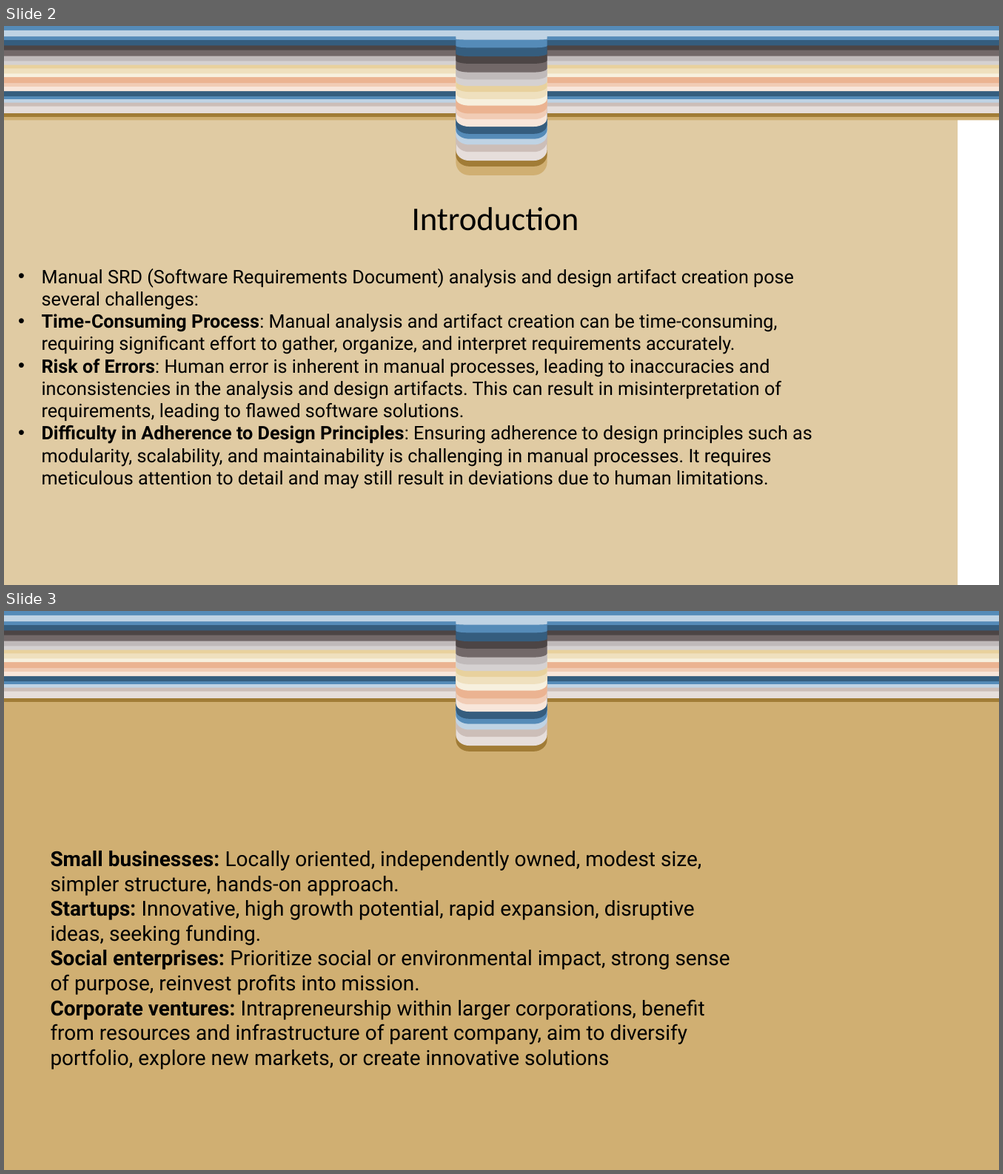
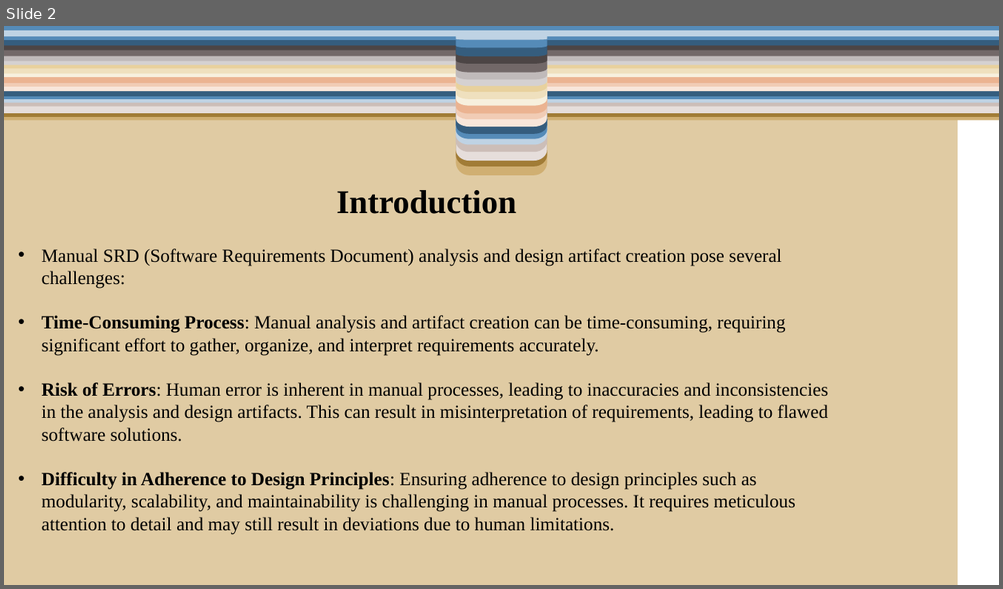
Before and after one commit to reshmailfatima/Stewart-Hackathon, a slide deck: Presentation_02 (1).pptx. Shown one above the other, each under a label of ours: slides 2 and 3 before the commit, slide 2 after it. The pictures are 1003x1174 and 1003x589 pixels, drawn with LibreOffice and Linux fonts; fonts in the diff are those of the drawing; background and template pictures are left out. Boxes give left, top, right and bottom in pixels: in the first picture for what was removed or moved away, otherwise in the second. Text is boxed around its words. In the diff, an @@ line names an element or a change of style, - is before the commit and + after.

```diff
--- a/Presentation_02 (1).pptx
+++ b/Presentation_02 (1).pptx
@@ slide 3 removed at box(4, 611, 999, 1170), background #FFFFFF; not listed: 1 template element that a slide beside it also shows @@
@@ freeform shape removed at box(4, 611, 999, 1170) @@
@@ freeform shape removed at box(4, 611, 999, 1170) @@
@@ freeform shape removed at box(4, 611, 999, 752) @@
@@ freeform shape removed at box(4, 611, 999, 746) @@
@@ freeform shape removed at box(4, 611, 999, 737) @@
@@ freeform shape removed at box(4, 611, 999, 729) @@
@@ freeform shape removed at box(4, 611, 999, 723) @@
@@ freeform shape removed at box(4, 612, 999, 719) @@
@@ freeform shape removed at box(4, 611, 999, 712) @@
@@ freeform shape removed at box(4, 611, 999, 704) @@
@@ freeform shape removed at box(4, 612, 999, 698) @@
@@ freeform shape removed at box(4, 611, 999, 691) @@
@@ freeform shape removed at box(4, 612, 999, 684) @@
@@ freeform shape removed at box(4, 611, 999, 677) @@
@@ freeform shape removed at box(4, 611, 999, 671) @@
@@ freeform shape removed at box(4, 612, 999, 665) @@
@@ freeform shape removed at box(4, 611, 999, 658) @@
@@ freeform shape removed at box(4, 611, 999, 649) @@
@@ freeform shape removed at box(4, 611, 999, 641) @@
@@ freeform shape removed at box(4, 611, 999, 632) @@
@@ freeform shape removed at box(4, 615, 999, 625) @@
@@ text removed at box(51, 851, 730, 1070) @@
-Small businesses: Locally oriented, independently owned, modest size, simpler structure, hands-on approach.
-Startups: Innovative, high growth potential, rapid expansion, disruptive ideas, seeking funding.
-Social enterprises: Prioritize social or environmental impact, strong sense of purpose, reinvest profits into mission.
-Corporate ventures: Intrapreneurship within larger corporations, benefit from resources and infrastructure of parent company, aim to diversify portfolio, explore new markets, or create innovative solutions
@@ slide 2 changed as well @@
@@ text "Introduction": place and size @@
-text "Introduction" at box(412, 207, 579, 231)
+text "Introduction" at box(336, 190, 516, 214)
@@ text "Introduction" at box(336, 190, 516, 214): font Calibri to Times New Roman, bold on @@
@@ text "Manual SRD (Software Requirements Document) ...": place and size @@
-text "Manual SRD (Software Requirements Document) ..." at box(42, 269, 812, 489)
+text "Manual SRD (Software Requirements Document) ..." at box(42, 249, 828, 535)
@@ text "Manual SRD (Software Requirements Document) ..." at box(42, 249, 828, 535): font Roboto to Times New Roman @@
```
Also in this commit, not shown: 6 other slides changed.
